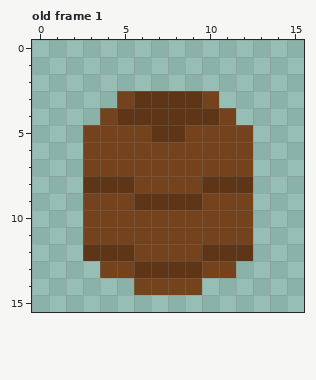
One commit to this pixel-art file: images/aseprite/barrel.aseprite. Above is the file before it was changed.
16x16 pixels, 1 frame. Shown: old frame 1.
After:
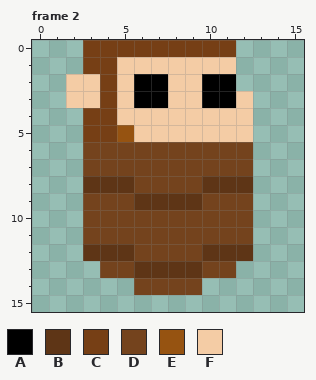
Palette (. is transparent): A #000000  B #5e3516  C #763f15  D #74431d  E #965311  F #f4cca5
A new or re-ordered frame is compared with the old frame closest to it.
Difference:
frames 1 -> 2
layer "Layer 2" added
--- frame 2 is new; against old frame 1, layer "Layer 2"
@@ x 0..15 @@
- 0 ................
- 1 ................
- 2 ................
- 3 .....DBBBBD.....
- 4 ....DBBBBBBD....
- 5 ...DDDDBBDDDD...
+ 0 ...CCCCCCCCC....
+ 1 ...CCFFFFFFF....
+ 2 ..FFCFAAFFAA....
+ 3 ..FFCFAAFFAAF...
+ 4 ...CCFFFFFFFF...
+ 5 ...CCEFFFFFFF...
  6 ...DDDDDDDDDD...
